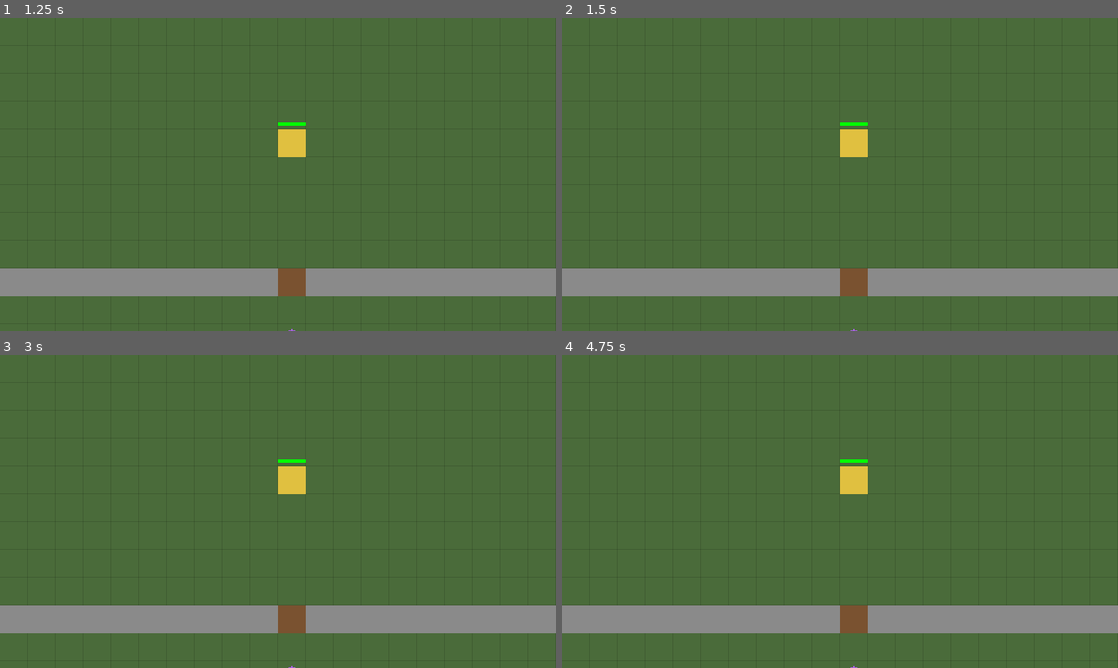
Above: before the commit, frames 1-4 (two rows, left to right).
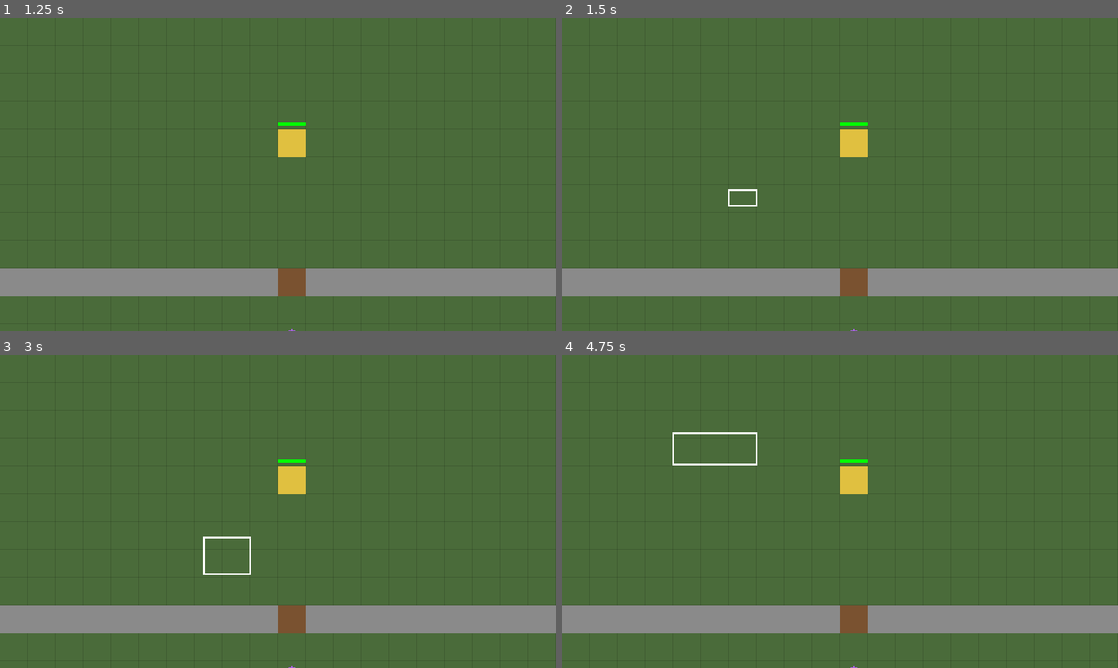
Above: after the commit, the same moments.

Repository: h102-log/td-proj
Game: Godot game, scene res://src/main.tscn
Same seed, same stepped clock (60 frames per second), same inputs: the game is played once before the commit and once after it.
Inputs (mouse positions are in pixels of both pictures, inside the frame that each line leads up to):
- Up to frame 1 (1.25 s): tap Enter (ui_accept) at 0.5, 0.77 s; move the mouse to (400, 158) at 0.52 s; tap Q at 0.6 s; click (400, 158) at 0.67 s; tap H at 0.8 s
- Up to frame 2 (1.5 s): tap Enter (ui_accept) at 1.25 s; drag from (728, 190) to (812, 237) at 1.27 s
- Up to frame 3 (3 s): tap Enter (ui_accept) at 2, 2.75 s; move the mouse to (333, 442) at 2.02 s; tap Q at 2.1 s; click (333, 442) at 2.17 s; tap H at 2.3 s; drag from (250, 574) to (111, 464) at 2.77 s
- Up to frame 4 (4.75 s): move the mouse to (1006, 558) at 3.52 s; hold A 3.53-4.25 s; tap Q at 3.6 s; click (1006, 558) at 3.67 s; tap Enter (ui_accept) at 3.77, 4.25 s; tap H at 3.8 s; drag from (673, 464) to (756, 433) at 4.27 s

Frame 1 is identical in both runs. In frame 2, less than 0.1% of the frame differs, in the area x 29-36%, y 54-61%; in frame 3, 0.2%; in frame 4, 0.2%, in the area x 19-36%, y 24-36%.

Commit message:
용병을 드래그로 여러 명 골라 움직이고, 무조건 이동·이동 중 공격(A)과 홀드(H)를 바꾸며, 서 있으면 인식 범위의 적을 쫓고, 아군끼리 밀어낸다 (WBS 2.8)
- battle.gd: 용병 임시 수치(이동·공격·인식·홀드 반경), set_move_mode·set_hold, _act에서
  이동 방식(S35·I35)·홀드(S36·I37)·추적(I36)을 나눈다. 영웅은 걷는 동안에도 친다(S15 그대로)
- 아군끼리 밀어내기(I51): _push_apart를 적·유닛 양쪽에 쓴다. 같은 칸으로 보낸 무리는
  마지막 칸에서 몸이 닿은 채 0.5칸 안에 들면 도착으로 친다(안 그러면 서로 밀며 끝없이 걷는다)
- 용병이 선 칸에는 짓지 못한다(I24)
- controls.gd: 좌버튼을 뗄 때 거의 안 끌었으면 영웅 클릭, 끌었으면 사각형 안의 용병 선택(I9)
- 복귀한 영웅의 공격·스킬 대기는 이어 간다(S67, 사용자 2026-10-12)
- 배치 상한은 구매가 생기는 2.10·W2로 미룬다(사용자 2026-10-12)

Co-Authored-By: Claude Opus 5.5 <noreply@anthropic.com>
Claude-Session: https://claude.ai/code/session_01A6xWuyz8mf2yiEzrL4Px7g

Diff:
--- a/src/sim/battle.gd
+++ b/src/sim/battle.gd
@@ -6,8 +6,9 @@
 # ponytail: 수치는 임시값이다. 적·구조물 종류별 역할과 수치는 3.1(I34), Resource 파일화는 2.18(S31)에서 한다
 # ponytail: wall_k 1.0은 가득 찬 방벽(100) 하나 = 100칸 걷기. EV6·9(돌아가기)와 EV7(뚫기)을 함께 넘는 임시값
 const ENEMY_KINDS := {"basic": {"hp": 10.0, "speed": 2.0, "wall_k": 1.0, "damage": 5.0, "attack_gap": 1.0, "radius": 0.3, "sight": 3.0}}
-# ponytail: 용병은 몸과 체력만 있다. 이동·자동 공격(damage·range·sight·hold_radius)은 2.8에서 붙인다
-const MERC_KINDS := {"soldier": {"hp": 50.0, "radius": 0.3}}
+# ponytail: 용병 수치도 임시값이다. range 1.2는 옆 칸(1)의 적을 치는 근접(EV26). 종류·밸런스는 3.1(I34)에서
+const MERC_KINDS := {"soldier": {"hp": 50.0, "radius": 0.3, "speed": 2.5, "damage": 2.0, "range": 1.2, "attack_gap": 1.0,
+	"sight": 4.0, "hold_radius": 2.0}}
 # 스킬은 «주변 skill_radius칸 안의 적 전부에게 피해»다(I33, 사용자 2026-10-12: 1.5칸·대기 10초·단축키 Q). 피해량 등 나머지는 임시값
 # ponytail: 영웅은 하나뿐이다. 영웅 종류·스킬 2개·오라(I33)는 내용이 정해지면 HERO_KINDS로 넓힌다
 const HERO := {"hp": 100.0, "radius": 0.3, "speed": 3.0, "damage": 3.0, "range": 1.5, "attack_gap": 1.0,
@@ -60,7 +61,7 @@
 			set(key, stats[key])
 		max_hp = hp
 
-# 영웅과 용병(I1). 지금은 영웅만 걷고 치고 스킬을 쓴다. 용병은 speed·range가 0이다(2.8에서 붙인다)
+# 영웅과 용병(I1). 스킬은 영웅만, 이동 방식·홀드는 용병만 쓴다(S16)
 class Unit:
 	var kind: String
 	var pos: Vector2  # 칸 단위, Enemy.pos와 같다
@@ -76,7 +77,12 @@
 	var range := 0.0  # 사거리(칸). 0보다 커야 적을 친다
 	var attack_gap := 1.0  # 공격 간격(초)
 	var cooldown := 0.0
+	var sight := 0.0  # 인식 범위(칸). 서 있을 때 이 안의 적을 쫓는다(I36)
 	var path: Array[Vector2i] = []  # 명령받은 이동 경로(지금 칸 제외)
+	var move_mode := "attack_move"  # "move" | "attack_move"(S35). 새 용병은 이동 중 공격(I38)
+	var hold := false  # 켜지면 anchor에서 hold_radius 안에서만 싸운다(S36)
+	var hold_radius := 0.0
+	var anchor: Vector2  # 홀드 기준 지점(I37)
 	var skill_damage := 0.0
 	var skill_radius := 0.0
 	var skill_gap := 0.0  # 재사용 대기(초). 0이면 스킬이 없다
@@ -160,9 +166,10 @@
 			_find_path(e)
 	for e in enemies:
 		_move(e, dt)
-	_push_apart()
+	_push_apart(enemies, units)
 	for u in units:
 		_act(u, dt)
+	_push_apart(units, enemies)
 	_fire(dt)
 	if state == "battle" and _queue.is_empty() and enemies.is_empty():
 		wave_index += 1
@@ -171,7 +178,7 @@
 			_return_hero()
 
 # 쓰러진 영웅은 시작 지점에 체력이 가득 찬 채 돌아온다(S26, I27)
-# ponytail: 공격·스킬 대기는 쓰러질 때 값 그대로 둔다. 정할 문장이 생기면 여기서 초기화
+# 공격·스킬 대기는 쓰러질 때 값을 이어 간다(S67)
 func _return_hero() -> void:
 	hero.alive = true
 	hero.hp = hero.max_hp
@@ -214,6 +221,19 @@
 		if u.alive:
 			u.path = grid.get_id_path(Vector2i(u.pos.round()), cell, true).slice(1)
 
+# 용병의 이동 방식(S35)·홀드(S36)를 바꾼다. 영웅에게는 걸지 않는다(S16)
+func set_move_mode(group: Array, mode: String) -> void:
+	assert(mode in ["move", "attack_move"], "이동 방식 %s" % mode)
+	for u in group:
+		if u != hero:
+			u.move_mode = mode
+
+func set_hold(group: Array, on: bool) -> void:
+	for u in group:
+		if u != hero:
+			u.hold = on
+			u.anchor = u.pos  # 기준 지점은 켠 순간의 위치(I37)
+
 # 영웅 스킬(S15): 주변 skill_radius칸 안의 적 전부에게 피해. 명령으로만 쓴다
 func use_skill() -> void:
 	if not hero or not hero.alive or not hero.skill_ready():
@@ -224,9 +244,12 @@
 		if e.pos.distance_to(hero.pos) <= hero.skill_radius:
 			damage(e, hero.skill_damage)
 
-# 준비 단계에만, 빈 칸(구조물·성곽·거점이 없는 맵 안 칸)에 바로 완성해 짓는다(S18, I24)
+# 준비 단계에만, 빈 칸(구조물·성곽·거점·유닛이 없는 맵 안 칸)에 바로 완성해 짓는다(S18, I24)
+# ponytail: 적이 선 칸은 보지 않는다. 준비 단계엔 적이 없다. 전투 중 건설(공병, W2)이 생기면 더한다
 func build(kind: String, cell: Vector2i, overrides := {}):
 	if state != "prep" or not grid.is_in_boundsv(cell) or structures.has(cell) or castle.has(cell) or cell == base.cell:
+		return null
+	if units.any(func(u): return Vector2i(u.pos.round()) == cell):
 		return null
 	var stats: Dictionary = STRUCTURE_KINDS[kind].merged(overrides, true)
 	var s := Block.new(cell, kind, stats.hp)
@@ -320,19 +343,20 @@
 			_shove(e, (target - e.pos) / d * left, units)
 			left = 0.0
 
-# 겹친 적끼리 겹친 만큼 반씩 밀어낸다. 경로는 그대로라 밀려난 적은 _move가 다시 데려간다(I51)
+# 같은 편(bodies)끼리 겹친 만큼 반씩 밀어낸다. 상대 편(others)과는 겹치지 않게 민다.
+# 경로는 그대로라 밀려난 쪽은 _move·_act가 다시 데려간다(I51)
 # ponytail: O(n²) 전수 비교, 적이 수백이면 칸 버킷으로
-func _push_apart() -> void:
-	for i in enemies.size():
-		for j in range(i + 1, enemies.size()):
-			var a: Enemy = enemies[i]
-			var o: Enemy = enemies[j]
-			var gap := o.pos - a.pos
-			var overlap := a.radius + o.radius - gap.length()
+func _push_apart(bodies: Array, others: Array) -> void:
+	for i in bodies.size():
+		for j in range(i + 1, bodies.size()):
+			var a = bodies[i]
+			var o = bodies[j]
+			var gap: Vector2 = o.pos - a.pos
+			var overlap: float = a.radius + o.radius - gap.length()
 			if overlap > 0.0:
 				var push := (gap.normalized() if gap != Vector2.ZERO else Vector2.RIGHT) * overlap / 2.0
-				_shove(a, -push, units)
-				_shove(o, push, units)
+				_shove(a, -push, others)
+				_shove(o, push, others)
 
 # 쏘는 구조물은 사거리 안에서 가장 가까운 적을 쏘고(S28, I29), 맞은 적은 그 구조물에 반격한다(S5)
 func _fire(dt: float) -> void:
@@ -348,29 +372,53 @@
 			best.attacker = s
 			damage(best, s.damage)
 
-# 유닛은 명령받은 경로를 걷고(S14), 사거리 안의 가장 가까운 적을 친다(S15). 걷는 동안에도 친다
+# 유닛은 명령받은 경로를 걷고(S14), 사거리 안의 가장 가까운 적을 친다(S15). 영웅은 걷는 동안에도 친다.
+# 용병은 걷는 동안 이동 방식을 따르고(S35, I35), 서 있으면 인식 범위 안의 적을 쫓는다(I36).
+# 홀드가 켜진 용병은 서 있는 동안 기준 지점 반경 안의 적만 노리고, 그 반경 밖으로 쫓아가지 않는다(S36)
 func _act(u: Unit, dt: float) -> void:
 	u.cooldown -= dt
 	u.skill_cooldown -= dt
+	# 걷는 동안엔 반경을 보지 않는다. 홀드 중 이동 지시를 받으면 도착한 곳이 새 기준이다(I37)
+	var zone := u.hold_radius if u.hold and u.path.is_empty() else INF
+	var foe = _nearest_enemy(u.pos, u.range, u.anchor, zone)
+	var walking := not u.path.is_empty()
+	if walking and u != hero:
+		if u.move_mode == "move":
+			foe = null
+		elif foe:  # 이동 중 공격: 멈춰서 친다
+			walking = false
 	var left := u.speed * dt
-	while left > 0.0 and not u.path.is_empty():
-		var to := Vector2(u.path[0]) - u.pos
-		_shove(u, to.limit_length(left), enemies)
-		left -= to.length()  # 적에게 막혀 못 갔어도 줄인다
-		if u.pos.distance_to(Vector2(u.path[0])) < 0.01:
-			u.path.remove_at(0)
-	if u.range > 0.0 and u.cooldown <= 0.0:
-		var e = _nearest_enemy(u.pos, u.range)
-		if e:
-			u.cooldown = u.attack_gap
-			damage(e, u.damage)
-
-func _nearest_enemy(from: Vector2, reach: float):
+	if walking:
+		while left > 0.0 and not u.path.is_empty():
+			var to := Vector2(u.path[0]) - u.pos
+			_shove(u, to.limit_length(left), enemies)
+			left -= to.length()  # 적에게 막혀 못 갔어도 줄인다
+			var d := u.pos.distance_to(Vector2(u.path[0]))
+			# 마지막 칸은 다른 유닛과 몸이 닿은 채 0.5칸 안에 들어도 도착이다. 같은 칸으로 보낸 무리가 서로 밀며 끝없이 걷지 않게(I51)
+			var crowded := u.path.size() == 1 and d <= 0.5 and units.any(func(o): return o != u and o.pos.distance_to(u.pos) < u.radius + o.radius + 0.01)
+			if d < 0.01 or crowded:
+				u.path.remove_at(0)
+				if u.path.is_empty():
+					u.anchor = u.pos
+	elif not foe:
+		# ponytail: 적에게 곧장 다가간다. 벽 너머 적에게는 벽을 따라 미끄러질 뿐이다. 막히는 일이 보이면 경로로
+		var prey = _nearest_enemy(u.pos, u.sight, u.anchor, zone)
+		if prey:
+			var p: Vector2 = u.pos + (prey.pos - u.pos).limit_length(left)
+			if u.hold:
+				p = u.anchor + (p - u.anchor).limit_length(u.hold_radius)
+			_shove(u, p - u.pos, enemies)
+	if foe and u.cooldown <= 0.0:
+		u.cooldown = u.attack_gap
+		damage(foe, u.damage)
+
+# from에서 reach 안의 가장 가까운 적. center에서 zone보다 먼 적은 뺀다(홀드 반경)
+func _nearest_enemy(from: Vector2, reach: float, center := Vector2.ZERO, zone := INF):
 	var best = null
 	var best_d := reach
 	for e in enemies:
 		var d: float = e.pos.distance_to(from)
-		if d <= best_d:
+		if d <= best_d and e.pos.distance_to(center) <= zone:
 			best = e
 			best_d = d
 	return best
@@ -381,7 +429,7 @@
 # [의도] 유닛이 몸으로 적의 길을 막고, 몸이 닿은 적은 그 유닛을 치게 한다(S13, _target_of). 경로에는 유닛을 넣지 않는다(I2)
 # [이유] 겹친 뒤 따로 밀어내면, 성벽에 막힌 적이 한 축으로 미끄러지며 한 칸 틈의 용병 옆을 빠져나갔다
 #        (test_crowd_cannot_pass_merc_in_one_cell_gap)
-# ponytail: 몸 하나씩 차례로 밀어낸다. 몸끼리 붙어 있으면 앞 몸 쪽으로 다시 겹칠 수 있다. 아군끼리 밀어내기(2.8)에서 다시 본다
+# ponytail: 몸 하나씩 차례로 밀어낸다. 몸끼리 붙어 있으면 앞 몸 쪽으로 다시 겹칠 수 있다. 겹친 채 남는 일이 보이면 몇 번 되풀이한다
 func _shove(e, by: Vector2, bodies: Array) -> void:
 	for v in [by, Vector2(by.x, 0), Vector2(0, by.y)]:
 		var p: Vector2 = e.pos + v
--- a/src/ui/battle_view.gd
+++ b/src/ui/battle_view.gd
@@ -34,10 +34,14 @@
 	for u in battle.units:
 		var at: Vector2 = u.pos * CELL + Vector2(CELL, CELL) / 2
 		draw_circle(at, CELL * u.radius, COLORS.hero if u == battle.hero else COLORS.merc)
-		if u in controls.selected:
-			draw_arc(at, CELL * (u.radius + 0.2), 0.0, TAU, 24, Color.WHITE, 1.0)
+		if u in controls.selected:  # 테두리: 흰색 이동 중 공격, 노란색 무조건 이동. 홀드면 기준 반경도 그린다
+			draw_arc(at, CELL * (u.radius + 0.2), 0.0, TAU, 24, Color.YELLOW if u.move_mode == "move" else Color.WHITE, 1.0)
+			if u.hold:
+				draw_arc(u.anchor * CELL + Vector2(CELL, CELL) / 2, CELL * u.hold_radius, 0.0, TAU, 48, Color(1, 1, 1, 0.4), 1.0)
 	for e in battle.enemies:
 		draw_circle(e.pos * CELL + Vector2(CELL, CELL) / 2, CELL * e.radius, COLORS.enemy)
+	if controls.drag_rect.has_area():
+		draw_rect(controls.drag_rect, Color.WHITE, false, 1.0)
 
 func _rect(c: Vector2i) -> Rect2:
 	return Rect2(Vector2(c) * CELL, Vector2(CELL, CELL))
--- a/src/ui/controls.gd
+++ b/src/ui/controls.gd
@@ -1,23 +1,48 @@
 extends RefCounted
 # 마우스·키 입력을 전투 명령으로 바꾼다. 마우스 좌표는 맵 px(칸 (x,y)가 [x, x+1) × cell_px)로 받는다.
-# 좌클릭: 영웅을 고르거나(I9) 선택을 푼다 · 우클릭: 고른 유닛 이동(S14) · Q: 영웅 스킬(I10)
+# 좌클릭: 영웅을 고르거나(I9) 선택을 푼다 · 좌드래그: 사각형 안의 용병을 고른다(S16, I9) · 우클릭: 고른 유닛 이동(S14)
+# Q: 영웅 스킬(I10) · A: 고른 용병의 이동 방식 전환(S35) · H: 홀드 전환(S36) (A·H는 사용자 2026-10-12)
+
+# ponytail: 맵 px 기준이라 줌에 따라 화면에서 느끼는 거리가 달라진다. 거슬리면 화면 px로 잰다
+const CLICK_SLOP := 4.0  # 이보다 덜 끌고 떼면 클릭이다(맵 px)
 
 var battle
 var cell_px: int
 var selected := []
+var drag_rect := Rect2()  # 끌고 있는 선택 사각형(맵 px). 그리기용이고, 끌고 있지 않으면 크기 0
+var _press = null  # 좌버튼을 누른 위치(맵 px)
 
 func _init(b, px: int) -> void:
 	battle = b
 	cell_px = px
 
 func handle(event: InputEvent) -> void:
-	if event is InputEventKey and event.pressed and not event.echo and event.keycode == KEY_Q:
-		battle.use_skill()
-	if not (event is InputEventMouseButton and event.pressed):
+	if event is InputEventKey and event.pressed and not event.echo:
+		match event.keycode:
+			KEY_Q:
+				battle.use_skill()
+			KEY_A:  # 모두 «무조건 이동»이면 «이동 중 공격»으로, 아니면 모두 «무조건 이동»으로
+				battle.set_move_mode(selected, "attack_move" if selected.all(func(u): return u.move_mode == "move") else "move")
+			KEY_H:
+				battle.set_hold(selected, not selected.all(func(u): return u.hold))
+	if event is InputEventMouseMotion and _press != null:
+		drag_rect = Rect2(_press, event.position - _press).abs()
+	if not event is InputEventMouseButton:
 		return
-	var cell := Vector2i((event.position / cell_px).floor())
 	if event.button_index == MOUSE_BUTTON_LEFT:
-		var h = battle.hero
+		if event.pressed:
+			_press = event.position
+		elif _press != null:
+			_release(Rect2(_press, event.position - _press).abs())
+	elif event.button_index == MOUSE_BUTTON_RIGHT and event.pressed:
+		battle.order_move(selected, Vector2i((event.position / cell_px).floor()))
+
+func _release(rect: Rect2) -> void:
+	_press = null
+	drag_rect = Rect2()
+	var h = battle.hero
+	if rect.size.length() < CLICK_SLOP:
+		var cell := Vector2i((rect.position / cell_px).floor())
 		selected = [h] if h and h.alive and Vector2i(h.pos.round()) == cell else []
-	elif event.button_index == MOUSE_BUTTON_RIGHT:
-		battle.order_move(selected, cell)
+	else:
+		selected = battle.units.filter(func(u): return u != h and rect.has_point((u.pos + Vector2(0.5, 0.5)) * cell_px))
--- a/tests/unit/gd/test_build_only_on_empty_cells.gd
+++ b/tests/unit/gd/test_build_only_on_empty_cells.gd
@@ -20,6 +20,11 @@
 			return "%s에 지어졌다" % [c]
 	return "" if b.structures.size() == 1 else "구조물이 %d개다" % b.structures.size()
 
+func test_build_rejected_on_merc_cell():
+	var b = _battle()
+	b.place_merc("soldier", Vector2i(7, 2))
+	return "" if b.build("wall", Vector2i(7, 2)) == null else "용병이 선 칸에 지어졌다"
+
 func test_build_rejected_during_battle():
 	var b = _battle()
 	b.start_battle()
--- a/tests/unit/gd/test_merc_body_blocks_crowd.gd
+++ b/tests/unit/gd/test_merc_body_blocks_crowd.gd
@@ -12,7 +12,7 @@
 	for x in 11:
 		if x != 5:
 			walls.append(b.build("wall", Vector2i(x, 6)))
-	var m = b.place_merc("soldier", Vector2i(5, 6), {"hp": 1000000})
+	var m = b.place_merc("soldier", Vector2i(5, 6), {"hp": 1000000, "damage": 0, "sight": 0})  # 치거나 쫓아가 틈을 비우지 않게
 	var es := []
 	for i in 5:
 		es.append(b.spawn_enemy("basic", Vector2i(5, 13), {"sight": 0}))
--- /dev/null
+++ b/tests/unit/gd/test_mercs_push_apart.gd
@@ -0,0 +1,40 @@
+extends RefCounted
+# 용병끼리 겹치지 않고 밀어내며, 서로를 멈춰 세우지 않는지 본다(WBS 2.8).
+# 지키는 요구:
+#   I51. 같은 편끼리(적끼리, 아군끼리)는 서로 밀어내며 비켜 가고, 서로를 멈춰 세우지 않는다.
+# 드래그로 고른 무리는 한 칸으로 이동 지시를 받는다. 모두 그 칸 중심에 닿아야 도착이면
+# 서로 밀어내며 끝없이 걷는다(도착하지 못하면 I36의 추적도 시작하지 않는다).
+
+func _battle():
+	return load("res://src/sim/battle.gd").new({"size": Vector2i(20, 20), "base": Vector2i(19, 19), "base_hp": 1000000, "spawns": [Vector2i(0, 0)]})
+
+func _steps(b, n: int) -> void:
+	for i in n:
+		b.step(0.05)
+
+func _overlapping(ms: Array) -> bool:
+	for i in ms.size():
+		for j in range(i + 1, ms.size()):
+			if ms[i].pos.distance_to(ms[j].pos) < ms[i].radius + ms[j].radius - 0.01:
+				return true
+	return false
+
+# 한 칸에 놓인 둘이 떨어진다
+func test_two_mercs_on_one_cell_push_apart():
+	var b = _battle()
+	var ms := [b.place_merc("soldier", Vector2i(5, 5)), b.place_merc("soldier", Vector2i(5, 5))]
+	_steps(b, 20)
+	return "1초 뒤에도 겹쳐 있다: %s" % [ms.map(func(m): return m.pos)] if _overlapping(ms) else ""
+
+# 네 방향에서 같은 칸으로 보낸 무리가 모두 도착해 서고, 겹치지 않는다
+func test_group_sent_to_one_cell_all_arrive():
+	var b = _battle()
+	var ms := [Vector2i(5, 10), Vector2i(15, 10), Vector2i(10, 5), Vector2i(10, 15)].map(func(c): return b.place_merc("soldier", c))
+	b.order_move(ms, Vector2i(10, 10))
+	_steps(b, 200)
+	var walking := ms.filter(func(m): return not m.path.is_empty())
+	if not walking.is_empty():
+		return "10초 뒤에도 걷는 용병: %s" % [walking.map(func(m): return m.pos)]
+	if ms.any(func(m): return m.pos.distance_to(Vector2(10, 10)) > 1.0):
+		return "목적지에서 1칸보다 멀리 섰다: %s" % [ms.map(func(m): return m.pos)]
+	return "겹쳐 있다: %s" % [ms.map(func(m): return m.pos)] if _overlapping(ms) else ""
Not shown, added: tests/unit/gd/test_mercs_push_apart.gd.uid
Not shown, changed: SPEC.md
